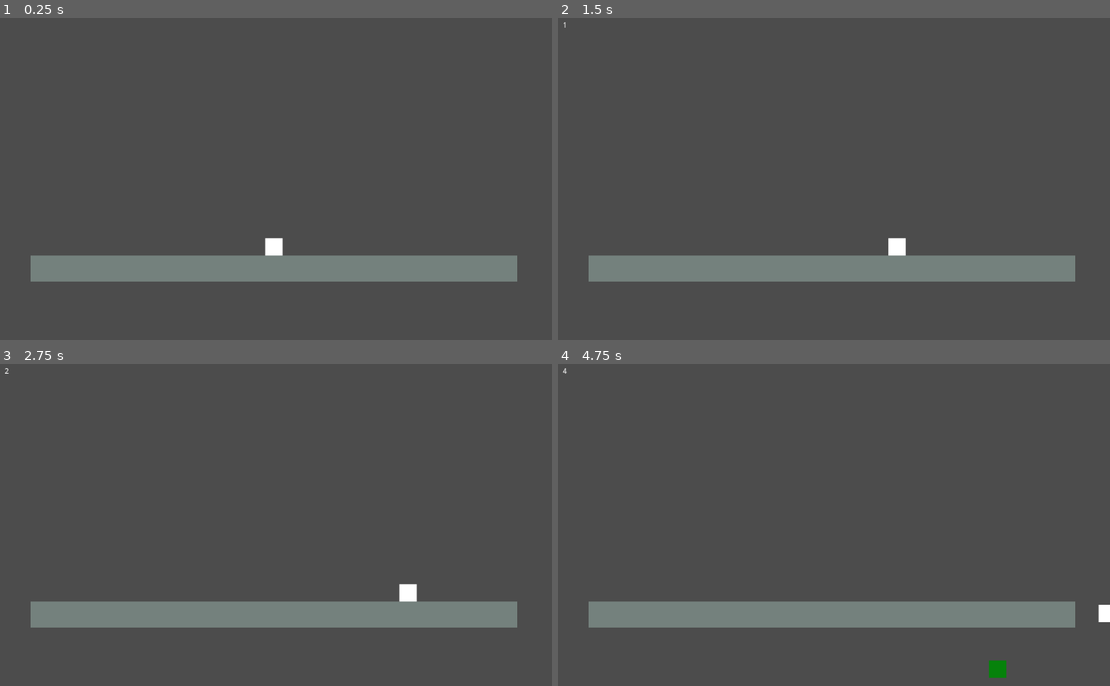
Above: before the commit, frames 1-4 (two rows, left to right).
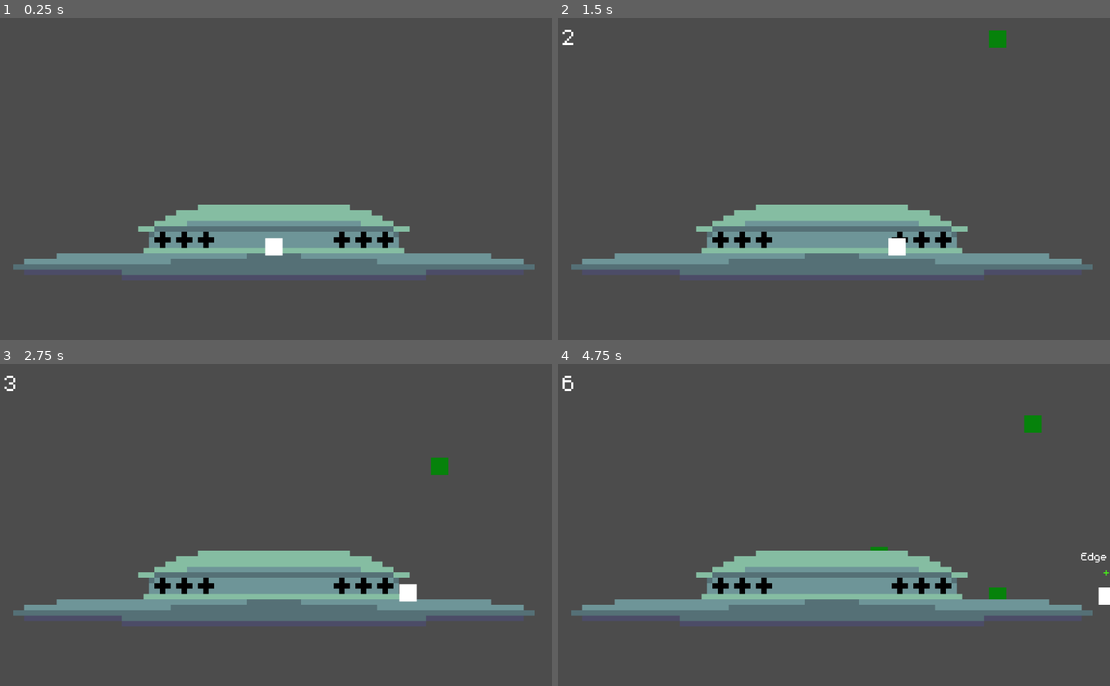
Above: after the commit, the same moments.

Repository: raulboo/gmtk-pre-jam-practice
Game: Godot game, scene res://script/Main.tscn
The game is run twice, just before and just after one commit, with the same random seed, the same clock (stepped at 60 frames per second) and the same inputs. Before the commit the project starts from res://prototypes/Prototype-1-car.tscn.
Inputs:
- Up to frame 1 (0.25 s): no input
- Up to frame 2 (1.5 s): tap Enter at 0.5 s; hold Z (action) 0.53-1.28 s; tap Z (action) at 1.35 s
- Up to frame 3 (2.75 s): hold Z (action) from 2.03 s (still down)
- Up to frame 4 (4.75 s): release Z (action) at 2.78 s; tap Z (action) at 2.85, 4.35 s; hold Z (action) 3.53-4.28 s

The runs differ from the first frame. In frame 1, 14% of the frame differs, in the area x 2-97%, y 57-82%; in frame 2, 14%; in frame 3, 14%; in frame 4, 15%, in the area x 0-100%, y 1-98%.

Commit message:
Combo system ready

Diff:
--- /dev/null
+++ b/assets/font-64.tres
@@ -0,0 +1,7 @@
+[gd_resource type="DynamicFont" load_steps=2 format=2]
+
+[ext_resource path="res://assets/m5x7.ttf" type="DynamicFontData" id=1]
+
+[resource]
+size = 64
+font_data = ExtResource( 1 )
--- /dev/null
+++ b/assets/main_theme.tres
@@ -0,0 +1,9 @@
+[gd_resource type="Theme" load_steps=3 format=2]
+
+[ext_resource path="res://assets/m5x7.ttf" type="DynamicFontData" id=1]
+
+[sub_resource type="DynamicFont" id=1]
+font_data = ExtResource( 1 )
+
+[resource]
+default_font = SubResource( 1 )
--- a/project.godot
+++ b/project.godot
@@ -11,7 +11,7 @@
 [application]
 
 config/name="gmtk-pre-jam"
-run/main_scene="res://prototypes/Prototype-1-car.tscn"
+run/main_scene="res://script/Main.tscn"
 config/icon="res://icon.png"
 
 [input]
--- a/prototypes/Car.gd
+++ /dev/null
@@ -1,34 +0,0 @@
-extends KinematicBody2D
-
-signal dead
-
-export var acceleration : float = 5
-export var friction_coefficient : float = 0.95
-
-onready var velocity := Vector2(0, 0)
-onready var direction := Vector2(1, 0)
-
-func _physics_process(_delta):
-	velocity.y += 10 #Gravity
-
-	if Input.is_action_pressed("action"):
-		#Acceleration
-		velocity += self.acceleration * self.direction
-	else:
-		velocity.x *= self.friction_coefficient
-		#Friction
-
-	if Input.is_action_just_released("action"):
-		self.direction = -self.direction
-
-
-	velocity = move_and_slide(velocity)
-
-
-func tilt(angle):
-	pass
-
-
-func die():
-	emit_signal("dead")
-	self.queue_free()
--- a/prototypes/Enemies.gd
+++ /dev/null
@@ -1,21 +0,0 @@
-extends Node2D
-
-export(int) var velocity_range = 10
-export(int) var velocity_min = 5
-
-export(float) var timer_reduction = 0.9
-
-var enemy_class = preload("res://prototypes/Enemy.tscn")
-
-func spawn_enemy():
-	$SpawnPath/PathFollow2D.unit_offset = randf()
-	var new_enemy = enemy_class.instance()
-	new_enemy.position = $SpawnPath/PathFollow2D.position
-	var velocity = (Vector2(0, 1) * (velocity_min + (randi() % velocity_range)))
-	new_enemy.velocity = velocity
-	add_child(new_enemy)
-
-
-func _on_Timer_timeout():
-	spawn_enemy()
-	$Timer.wait_time *= timer_reduction
--- a/prototypes/Enemy.tscn
+++ /dev/null
@@ -1,24 +0,0 @@
-[gd_scene load_steps=3 format=2]
-
-[ext_resource path="res://prototypes/Enemy.gd" type="Script" id=1]
-
-[sub_resource type="RectangleShape2D" id=1]
-extents = Vector2( 16, 16 )
-
-[node name="Enemy" type="Area2D"]
-script = ExtResource( 1 )
-
-[node name="CollisionShape2D" type="CollisionShape2D" parent="."]
-shape = SubResource( 1 )
-
-[node name="ColorRect" type="ColorRect" parent="."]
-margin_left = -16.0
-margin_top = -16.0
-margin_right = 16.0
-margin_bottom = 16.0
-color = Color( 0.0235294, 0.509804, 0.0431373, 1 )
-__meta__ = {
-"_edit_use_anchors_": false
-}
-
-[connection signal="body_entered" from="." to="." method="_on_Enemy_body_entered"]
--- a/prototypes/Prototype-1-car.gd
+++ b/prototypes/Prototype-1-car.gd
@@ -6,6 +6,7 @@
 	randomize()
 	$ScoreTimer.start()
 	$Enemies/Timer.start()
+	$Enemies/WaveTimer.start()
 	$UI/FinalScore.hide()
 
 
@@ -19,3 +20,11 @@
 	$Enemies/Timer.stop()
 	$UI/FinalScore.text = $UI/Score.text
 	$UI/FinalScore.show()
+
+
+func _on_Car_combo_ended(score_got):
+	score += score_got
+	$UI/Score.text = String(score)
+	$UI/Score.modulate = Color.green
+	yield(get_tree().create_timer(1), "timeout")
+	$UI/Score.modulate = Color.white
--- a/prototypes/Prototype-1-car.tscn
+++ b/prototypes/Prototype-1-car.tscn
@@ -1,29 +1,29 @@
 [gd_scene load_steps=8 format=2]
 
-[ext_resource path="res://prototypes/Car.gd" type="Script" id=1]
-[ext_resource path="res://prototypes/Spaceship.gd" type="Script" id=2]
+[ext_resource path="res://script/Car.gd" type="Script" id=1]
+[ext_resource path="res://script/Enemies.gd" type="Script" id=2]
 [ext_resource path="res://prototypes/Prototype-1-car.gd" type="Script" id=3]
-[ext_resource path="res://prototypes/Enemies.gd" type="Script" id=4]
+[ext_resource path="res://script/Spaceship.gd" type="Script" id=4]
 
-[sub_resource type="Curve2D" id=3]
+[sub_resource type="Curve2D" id=1]
 _data = {
 "points": PoolVector2Array( 0, 0, 0, 0, -448, -256, 0, 0, 0, 0, 448, -256 )
 }
 
-[sub_resource type="RectangleShape2D" id=1]
+[sub_resource type="RectangleShape2D" id=2]
 extents = Vector2( 448, 24 )
 
-[sub_resource type="RectangleShape2D" id=2]
+[sub_resource type="RectangleShape2D" id=3]
 extents = Vector2( 16, 16 )
 
 [node name="Prototype" type="Node2D"]
 script = ExtResource( 3 )
 
 [node name="Enemies" type="Node2D" parent="."]
-script = ExtResource( 4 )
+script = ExtResource( 2 )
 
 [node name="SpawnPath" type="Path2D" parent="Enemies"]
-curve = SubResource( 3 )
+curve = SubResource( 1 )
 __meta__ = {
 "_edit_group_": true
 }
@@ -37,10 +37,10 @@
 
 [node name="Spaceship" type="StaticBody2D" parent="."]
 position = Vector2( 0, 168 )
-script = ExtResource( 2 )
+script = ExtResource( 4 )
 
 [node name="CollisionShape2D" type="CollisionShape2D" parent="Spaceship"]
-shape = SubResource( 1 )
+shape = SubResource( 2 )
 
 [node name="Tween" type="Tween" parent="Spaceship"]
 
@@ -76,6 +76,9 @@
 __meta__ = {
 "_edit_use_anchors_": false
 }
+
+[node name="VisibilityNotifier2D" type="VisibilityNotifier2D" parent="Car"]
+position = Vector2( 0, -128 )
 
 [node name="Camera2D" type="Camera2D" parent="."]
 current = true
@@ -108,4 +111,5 @@
 
 [connection signal="timeout" from="Enemies/Timer" to="Enemies" method="_on_Timer_timeout"]
 [connection signal="dead" from="Car" to="." method="_on_Car_dead"]
+[connection signal="screen_exited" from="Car/VisibilityNotifier2D" to="Car" method="_on_VisibilityNotifier2D_screen_exited"]
 [connection signal="timeout" from="ScoreTimer" to="." method="_on_ScoreTimer_timeout"]
--- /dev/null
+++ b/script/Car.gd
@@ -0,0 +1,67 @@
+extends KinematicBody2D
+
+signal dead
+signal combo_ended(score)
+
+export var acceleration : float = 5
+export var friction_coefficient : float = 0.95
+
+onready var velocity := Vector2(0, 0)
+onready var direction := Vector2(1, 0)
+
+onready var can_edge_dodge := false
+onready var combo_score := 0.0
+
+func _physics_process(_delta):
+	velocity.y += 10 #Gravity
+
+	if Input.is_action_pressed("action"):
+		#Acceleration
+		velocity += self.acceleration * self.direction
+	else:
+		velocity.x *= self.friction_coefficient
+		#Friction
+
+	if Input.is_action_just_released("action"):
+		self.direction = -self.direction
+
+	velocity = move_and_slide(velocity)
+
+	if abs(velocity.x) > 300:
+		add_to_combo(abs(velocity.x)/5000, "Going fast!")
+	elif abs(velocity.x) < 100 and can_edge_dodge:
+		#Only when speed is slow enough
+		add_to_combo(10, "Edge Dodge!")
+		can_edge_dodge = false
+
+
+func add_to_combo(amount : float, message : String):
+	if combo_score < 1:
+		combo_score = 1
+
+	combo_score += amount
+
+	$ComboTimer.start()
+	$ComboUI.show()
+	$ComboUI/Message.text = message
+	$ComboUI/Counter.text = "+" + String(int(combo_score)) + "!"
+
+
+func tilt(angle):
+	pass
+
+
+func die():
+	emit_signal("dead")
+	self.queue_free()
+
+
+func _on_VisibilityNotifier2D_screen_exited():
+	die()
+
+
+func _on_ComboTimer_timeout():
+	if is_on_floor():
+		emit_signal("combo_ended", floor(combo_score))
+		combo_score = 0
+		$ComboUI.hide()
--- /dev/null
+++ b/script/CornerAreas.gd
@@ -0,0 +1,11 @@
+extends Node2D
+
+
+func _on_Corner_body_entered(body):
+	if body.is_in_group("player"):
+		body.can_edge_dodge = true
+
+
+func _on_Corner_body_exited(body):
+	if body.is_in_group("player"):
+		body.can_edge_dodge = false
--- /dev/null
+++ b/script/Enemies.gd
@@ -0,0 +1,29 @@
+extends Node2D
+
+export(int) var velocity_range = 5
+export(int) var velocity_min = 2
+
+export(float) var timer_coefficient = 0.9
+
+var enemy_class = preload("res://script/Enemy.tscn")
+
+func spawn_enemy():
+	$SpawnPath/PathFollow2D.unit_offset = randf()
+	var new_enemy = enemy_class.instance()
+	new_enemy.position = $SpawnPath/PathFollow2D.position
+	var velocity = (Vector2(0, 1) * (velocity_min + (randi() % velocity_range)))
+	new_enemy.velocity = velocity
+	add_child(new_enemy)
+
+
+func _on_Timer_timeout():
+	spawn_enemy()
+	$Timer.wait_time *= timer_coefficient
+	print($Timer.wait_time)
+
+
+func _on_WaveTimer_timeout():
+	if timer_coefficient < 1:
+		timer_coefficient = 1/sqrt(timer_coefficient)
+	else:
+		timer_coefficient = 1/timer_coefficient
--- a/prototypes/Enemy.gd
+++ b/script/Enemy.gd
@@ -9,3 +9,12 @@
 func _on_Enemy_body_entered(body):
 	if body.is_in_group("player"):
 		body.die()
+
+
+func _on_VisibilityNotifier2D_screen_exited():
+	self.queue_free()
+
+
+func _on_CloseCallDetection_body_entered(body):
+	if body.is_in_group("player"):
+		body.add_to_combo(30, "Close one!")
--- /dev/null
+++ b/script/Enemy.tscn
@@ -0,0 +1,36 @@
+[gd_scene load_steps=4 format=2]
+
+[ext_resource path="res://script/Enemy.gd" type="Script" id=1]
+
+[sub_resource type="RectangleShape2D" id=1]
+extents = Vector2( 16, 16 )
+
+[sub_resource type="RectangleShape2D" id=2]
+extents = Vector2( 24, 24 )
+
+[node name="Enemy" type="Area2D"]
+script = ExtResource( 1 )
+
+[node name="CollisionShape2D" type="CollisionShape2D" parent="."]
+shape = SubResource( 1 )
+
+[node name="ColorRect" type="ColorRect" parent="."]
+margin_left = -16.0
+margin_top = -16.0
+margin_right = 16.0
+margin_bottom = 16.0
+color = Color( 0.0235294, 0.509804, 0.0431373, 1 )
+__meta__ = {
+"_edit_use_anchors_": false
+}
+
+[node name="VisibilityNotifier2D" type="VisibilityNotifier2D" parent="."]
+
+[node name="CloseCallDetection" type="Area2D" parent="."]
+
+[node name="CollisionShape2D" type="CollisionShape2D" parent="CloseCallDetection"]
+shape = SubResource( 2 )
+
+[connection signal="body_entered" from="." to="." method="_on_Enemy_body_entered"]
+[connection signal="screen_exited" from="VisibilityNotifier2D" to="." method="_on_VisibilityNotifier2D_screen_exited"]
+[connection signal="body_entered" from="CloseCallDetection" to="." method="_on_CloseCallDetection_body_entered"]
--- /dev/null
+++ b/script/Main.tscn
@@ -0,0 +1,203 @@
+[gd_scene load_steps=17 format=2]
+
+[ext_resource path="res://script/Car.gd" type="Script" id=1]
+[ext_resource path="res://script/Enemies.gd" type="Script" id=2]
+[ext_resource path="res://script/Spaceship.gd" type="Script" id=3]
+[ext_resource path="res://prototypes/Prototype-1-car.gd" type="Script" id=4]
+[ext_resource path="res://assets/main_theme.tres" type="Theme" id=5]
+[ext_resource path="res://assets/font-64.tres" type="DynamicFont" id=6]
+[ext_resource path="res://assets/m5x7.ttf" type="DynamicFontData" id=7]
+[ext_resource path="res://script/CornerAreas.gd" type="Script" id=8]
+[ext_resource path="res://assets/UFO.png" type="Texture" id=9]
+
+[sub_resource type="Curve2D" id=1]
+_data = {
+"points": PoolVector2Array( 0, 0, 0, 0, -448, -256, 0, 0, 0, 0, 448, -256 )
+}
+
+[sub_resource type="RectangleShape2D" id=2]
+extents = Vector2( 480, 24 )
+
+[sub_resource type="RectangleShape2D" id=3]
+extents = Vector2( 16, 16 )
+
+[sub_resource type="DynamicFont" id=4]
+size = 32
+font_data = ExtResource( 7 )
+
+[sub_resource type="DynamicFont" id=5]
+size = 32
+font_data = ExtResource( 7 )
+
+[sub_resource type="RectangleShape2D" id=6]
+extents = Vector2( 8, 208 )
+
+[sub_resource type="RectangleShape2D" id=7]
+extents = Vector2( 8, 224 )
+
+[node name="Main" type="Node2D"]
+script = ExtResource( 4 )
+
+[node name="Enemies" type="Node2D" parent="."]
+script = ExtResource( 2 )
+
+[node name="SpawnPath" type="Path2D" parent="Enemies"]
+curve = SubResource( 1 )
+__meta__ = {
+"_edit_group_": true
+}
+
+[node name="PathFollow2D" type="PathFollow2D" parent="Enemies/SpawnPath"]
+position = Vector2( -448, -256 )
+rotation = 7.76042e-06
+
+[node name="Timer" type="Timer" parent="Enemies"]
+wait_time = 1.5
+
+[node name="WaveTimer" type="Timer" parent="Enemies"]
+wait_time = 10.0
+
+[node name="Spaceship" type="StaticBody2D" parent="."]
+position = Vector2( 0, 168 )
+script = ExtResource( 3 )
+
+[node name="Sprite" type="Sprite" parent="Spaceship"]
+position = Vector2( 0, -48 )
+texture = ExtResource( 9 )
+
+[node name="CollisionShape2D" type="CollisionShape2D" parent="Spaceship"]
+shape = SubResource( 2 )
+
+[node name="Tween" type="Tween" parent="Spaceship"]
+
+[node name="ColorRect" type="ColorRect" parent="Spaceship"]
+visible = false
+margin_left = -448.0
+margin_top = -24.0
+margin_right = 448.0
+margin_bottom = 24.0
+color = Color( 0.454902, 0.505882, 0.490196, 1 )
+__meta__ = {
+"_edit_use_anchors_": false
+}
+
+[node name="Car" type="KinematicBody2D" parent="." groups=[
+"player",
+]]
+position = Vector2( 0, 128 )
+script = ExtResource( 1 )
+__meta__ = {
+"_edit_group_": true
+}
+
+[node name="CollisionShape2D" type="CollisionShape2D" parent="Car"]
+shape = SubResource( 3 )
+
+[node name="Tween" type="Tween" parent="Car"]
+
+[node name="ColorRect" type="ColorRect" parent="Car"]
+margin_left = -16.0
+margin_top = -16.0
+margin_right = 16.0
+margin_bottom = 16.0
+__meta__ = {
+"_edit_use_anchors_": false
+}
+
+[node name="VisibilityNotifier2D" type="VisibilityNotifier2D" parent="Car"]
+position = Vector2( 0, -128 )
+
+[node name="ComboUI" type="VBoxContainer" parent="Car"]
+margin_left = -48.0
+margin_top = -88.0
+margin_right = 48.0
+margin_bottom = 16.0
+__meta__ = {
+"_edit_use_anchors_": false
+}
+
+[node name="Message" type="Label" parent="Car/ComboUI"]
+margin_right = 96.0
+margin_bottom = 26.0
+custom_fonts/font = SubResource( 4 )
+align = 1
+
+[node name="Counter" type="Label" parent="Car/ComboUI"]
+modulate = Color( 0.282353, 0.941176, 0.0941176, 1 )
+margin_top = 30.0
+margin_right = 96.0
+margin_bottom = 56.0
+custom_fonts/font = SubResource( 5 )
+align = 1
+__meta__ = {
+"_edit_use_anchors_": false
+}
+
+[node name="ComboTimer" type="Timer" parent="Car"]
+one_shot = true
+
+[node name="Camera2D" type="Camera2D" parent="."]
+current = true
+
+[node name="UI" type="Control" parent="."]
+anchor_right = 1.0
+anchor_bottom = 1.0
+theme = ExtResource( 5 )
+__meta__ = {
+"_edit_use_anchors_": false
+}
+
+[node name="Score" type="Label" parent="UI"]
+margin_left = -496.0
+margin_top = -288.0
+margin_right = -424.0
+margin_bottom = -240.0
+custom_fonts/font = ExtResource( 6 )
+__meta__ = {
+"_edit_use_anchors_": false
+}
+
+[node name="FinalScore" type="Label" parent="UI"]
+visible = false
+margin_left = -24.0
+margin_top = -64.0
+margin_right = 24.0
+margin_bottom = -50.0
+custom_fonts/font = ExtResource( 6 )
+align = 1
+
+[node name="ScoreTimer" type="Timer" parent="."]
+wait_time = 0.7
+
+[node name="CornerAreas" type="Node2D" parent="."]
+script = ExtResource( 8 )
+
+[node name="Left" type="Area2D" parent="CornerAreas"]
+position = Vector2( -488, 0 )
+__meta__ = {
+"_edit_group_": true
+}
+
+[node name="CollisionShape2D" type="CollisionShape2D" parent="CornerAreas/Left"]
+shape = SubResource( 6 )
+
+[node name="Right" type="Area2D" parent="CornerAreas"]
+position = Vector2( 488, 0 )
+__meta__ = {
+"_edit_group_": true
+}
+
+[node name="CollisionShape2D" type="CollisionShape2D" parent="CornerAreas/Right"]
+shape = SubResource( 7 )
+
+[connection signal="timeout" from="Enemies/Timer" to="Enemies" method="_on_Timer_timeout"]
+[connection signal="timeout" from="Enemies/WaveTimer" to="Enemies" method="_on_WaveTimer_timeout"]
+[connection signal="combo_ended" from="Car" to="." method="_on_Car_combo_ended"]
+[connection signal="dead" from="Car" to="." method="_on_Car_dead"]
+[connection signal="screen_exited" from="Car/VisibilityNotifier2D" to="Car" method="_on_VisibilityNotifier2D_screen_exited"]
+[connection signal="timeout" from="Car/ComboTimer" to="Car" method="_on_ComboTimer_timeout"]
+[connection signal="timeout" from="ScoreTimer" to="." method="_on_ScoreTimer_timeout"]
+[connection signal="body_entered" from="CornerAreas/Left" to="CornerAreas" method="_on_Corner_body_entered"]
+[connection signal="body_exited" from="CornerAreas/Left" to="CornerAreas" method="_on_Corner_body_exited"]
+[connection signal="body_entered" from="CornerAreas/Right" to="CornerAreas" method="_on_Corner_body_entered"]
+[connection signal="body_exited" from="CornerAreas/Right" to="CornerAreas" method="_on_Corner_body_exited"]
Binary file added: assets/Sprite-0002.png
Not shown, added: assets/Sprite-0002.png.import
Binary file added: assets/UFO.png
Not shown, added: assets/UFO.png.import
Binary file added: assets/m5x7.ttf
Not shown: 1 places in prototypes/Prototype-1-car.tscn that only renumber resources
Renamed: prototypes/Spaceship.gd -> script/Spaceship.gd
Not shown, added: exports/.gitignore
Not shown, changed: exports/proto-1/index.pck
